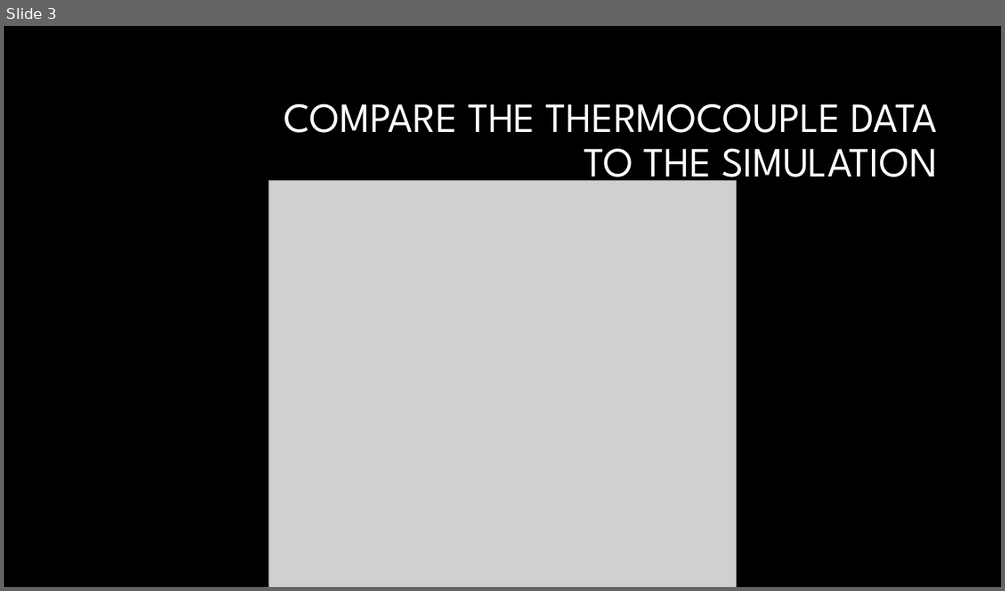
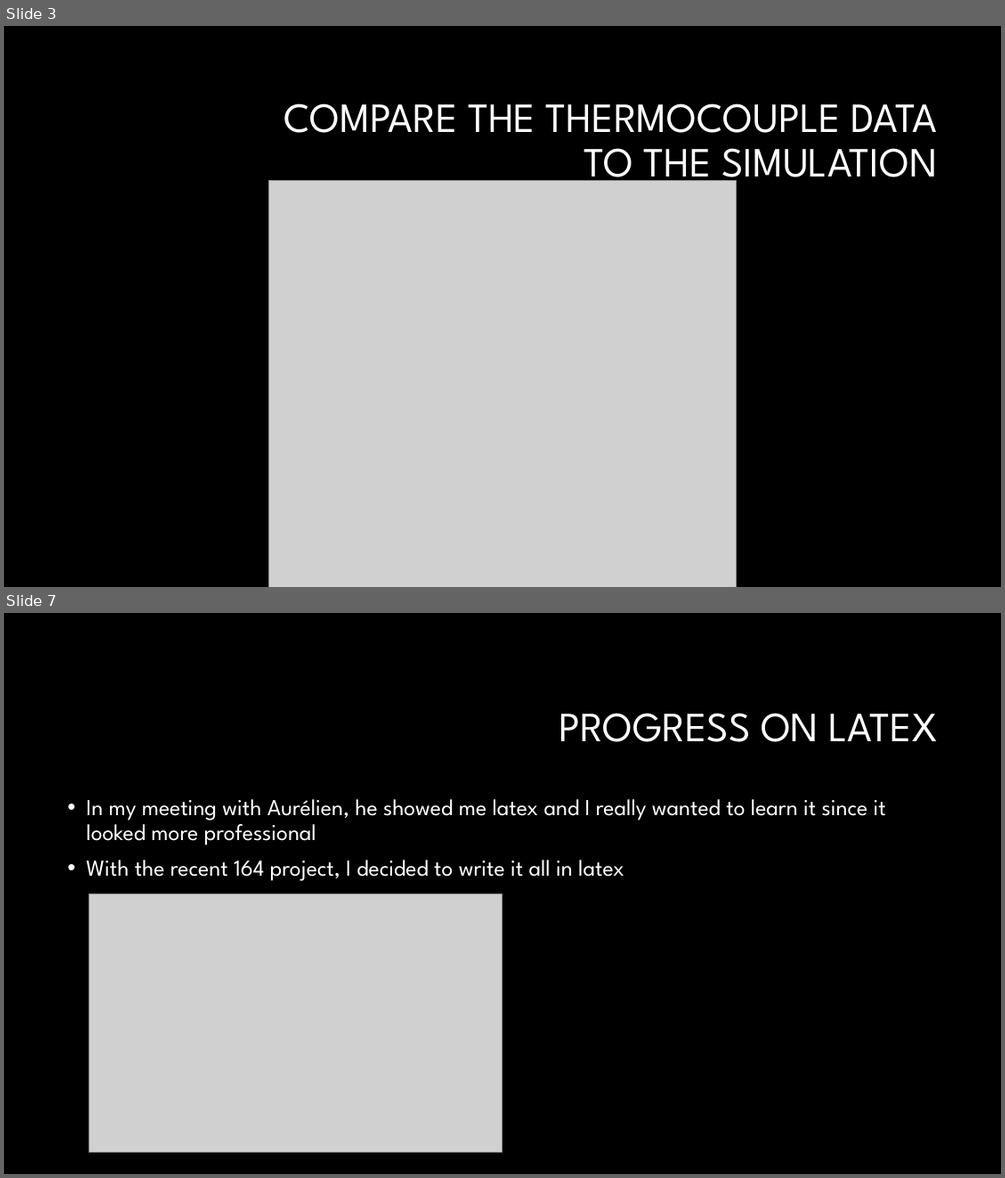
Before and after one commit to Jeremy-Benik/Meeting_Notes, a slide deck: weekly_meetings/11042022_Presentation.pptx. Shown one above the other, each under a label of ours: slide 3 before the commit, slides 3 and 7 after it; the slides between them are not shown. The pictures are 1005x591 and 1005x1178 pixels, drawn with LibreOffice and Linux fonts; fonts in the diff are those of the drawing; grey boxes stand for pictures; background and template pictures are left out. Boxes give left, top, right and bottom in pixels: in the first picture for what was removed or moved away, otherwise in the second. Text is boxed around its words. In the diff, an @@ line names an element or a change of style, - is before the commit and + after.

Commit message:
updating powerpoint with new figure

```diff
--- a/weekly_meetings/11042022_Presentation.pptx
+++ b/weekly_meetings/11042022_Presentation.pptx
@@ slide 7 added at [4, 613, 1001, 1174], background #000000 @@
@@ title added at [559, 713, 938, 742], 40 pt, text #FFFFFF @@
+PROGRESS ON LATEX
@@ text added at [86, 799, 886, 881], 22 pt, text #FFFFFF @@
+• In my meeting with Aurélien, he showed me latex and I really wanted to learn it since it looked more professional
+• With the recent 164 project, I decided to write it all in latex
@@ picture added at [89, 893, 502, 1152] @@
```
Also in this commit, not shown: 1 slide changed, 5 other slides added.
